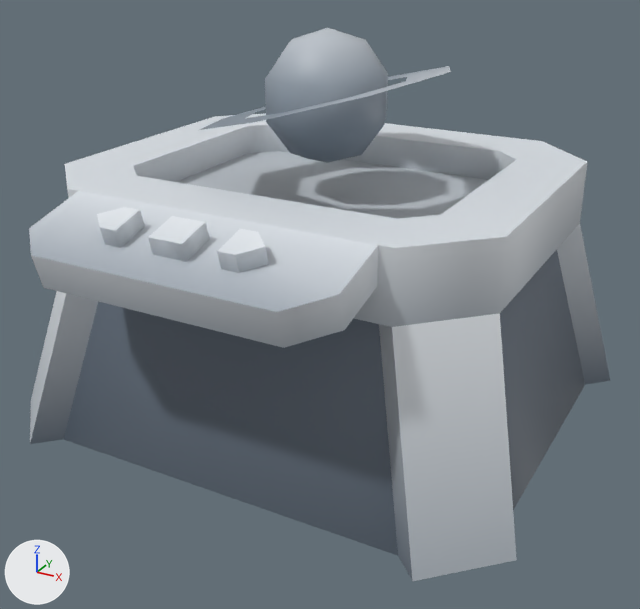
Two versions of the glTF model client/public/assets/kenney-station/table-display-small.glb, one commit apart.
Before and after are seen from a 50 mm camera at (0.637, -1.182, 0.45) aimed at (0.028, -0.074, -0.104). Lighting does not change. The marker at lower left points along +X, +Y and +Z. The older version comes first. Where no turn or scale is listed for an object, it has been applied to the vertices. Vertices at exactly the same position are counted once.

Names of what the first picture shows: 'table-display-small'.
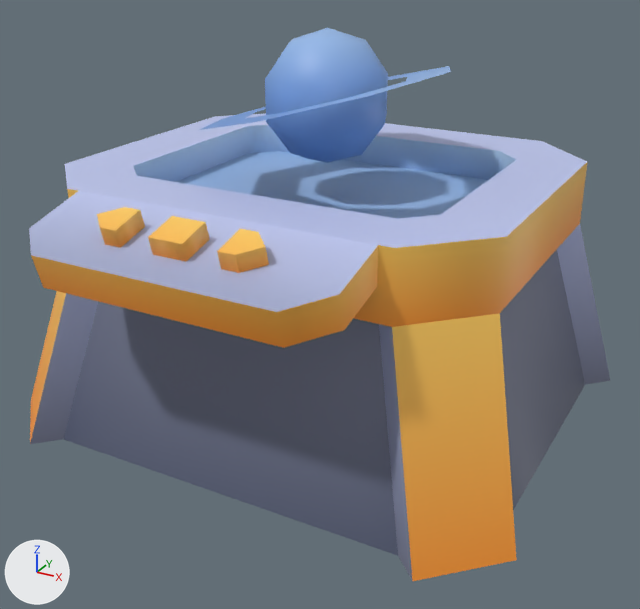
Location of each change, [x1, y1, x2, y2] in pixels of the pictures (640 x 609 px):
part 1 of me_table_display_small, recoloured (white to orange)
    both: [30, 163, 587, 581]
part 2 of me_table_display_small, recoloured
    both: [29, 28, 585, 443]
part 3 of me_table_display_small, recoloured
    both: [64, 250, 585, 556]
part 4 of me_table_display_small, recoloured (greyish blue to blue)
    both: [200, 107, 385, 163]
part 5 of me_table_display_small, recoloured
    both: [30, 42, 610, 580]
part 6 of me_table_display_small, recoloured (white to blue)
    both: [65, 113, 587, 294]

The change in detail:
me_table_display_small has 162 vertices, 256 faces and spans x -0.421..0.421, y -0.408..0.408, z -0.3..0.3.
me_table_display_small is used by ob_table_display_small; location (0.0, -0.037, 0.0).
me_table_display_small part 1: 70 faces centred in x -0.35..0.364, y -0.404..0.351, z -0.2..0.107 are repainted in the vertex colours; the middle colour goes from white #dce2e8 to orange #ffbd51.
me_table_display_small part 2: 37 faces centred in x -0.35..0.338, y -0.36..0.314, z -0.1..0.287 are repainted in the vertex colours; the middle colour goes from light grey #b9c0c8 to blue #93b7e9.
me_table_display_small part 3: 39 faces centred in x -0.376..0.376, y -0.347..0.351, z -0.3..0.03 are repainted in the vertex colours; the middle colour goes from greyish blue #6c7885 to greyish blue #7d829a.
me_table_display_small part 4: 33 faces centred in x -0.155..0.074, y -0.298..0.194, z 0.039..0.192 are repainted in the vertex colours; the middle colour goes from greyish blue #828f9c to blue #719cdd.
me_table_display_small part 5: 44 faces centred in x -0.385..0.385, y -0.298..0.372, z -0.2..0.248 are repainted in the vertex colours; the middle colour goes from grey #95a0ab to blue #7ca5e1.
me_table_display_small part 6: 33 faces centred in x -0.317..0.317, y -0.295..0.304, z 0.067..0.1 are repainted in the vertex colours; the middle colour goes from white #dde3e9 to blue #bfc8f0.
